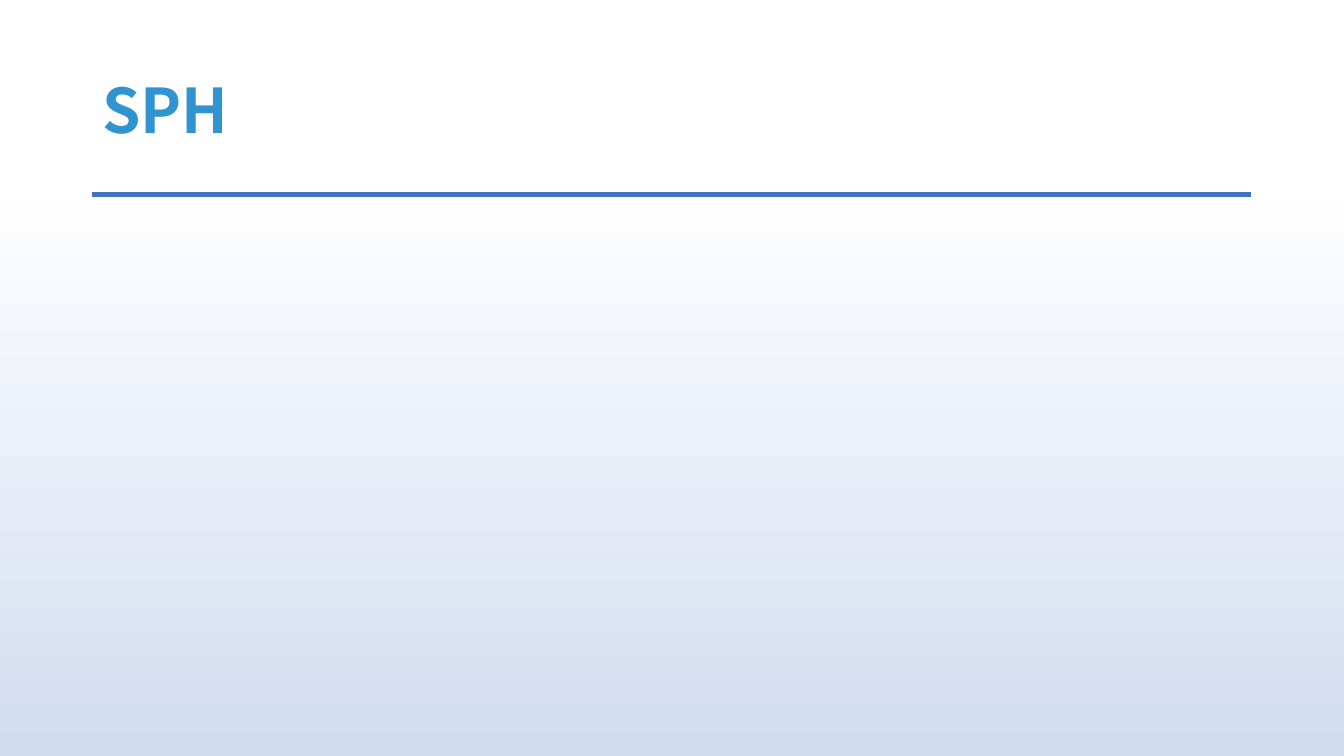
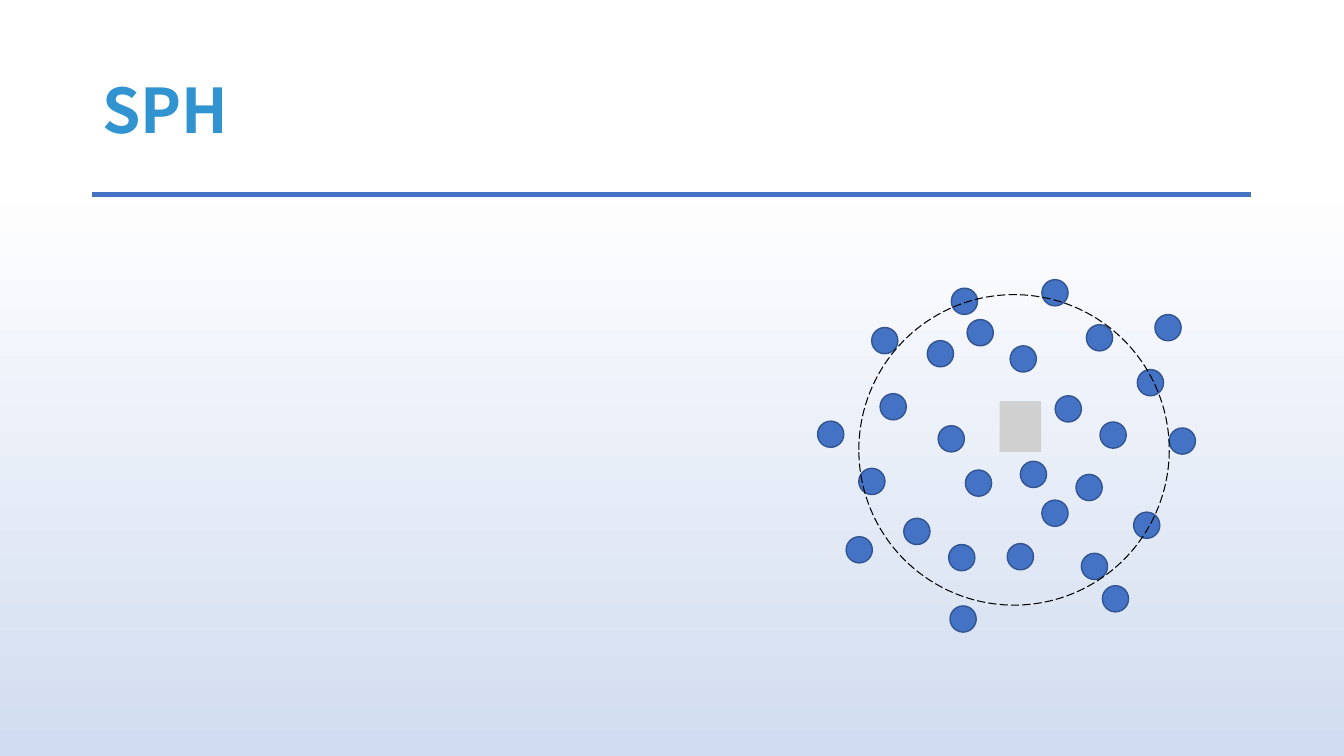
Before and after one commit to answerear/UnityFluid, a slide deck: slide 24 of doc/流体模拟入门分享.pptx (slide 25 before the commit). Drawn at 1344x756 pixels with LibreOffice and Linux fonts; fonts in the diff are those of the drawing; grey boxes stand for pictures. Boxes give left, top, right and bottom in pixels: in the first picture for what was removed or moved away, otherwise in the second. Text is boxed around its words. In the diff, an @@ line names an element or a change of style, - is before the commit and + after.

```diff
--- a/doc/流体模拟入门分享.pptx
+++ b/doc/流体模拟入门分享.pptx
@@ group added at (818,279,1196,632): 29 ellipses, 1 picture @@
```
Also in this commit, not shown: 4 other slides changed, 10 slides added, 2 slides removed.
